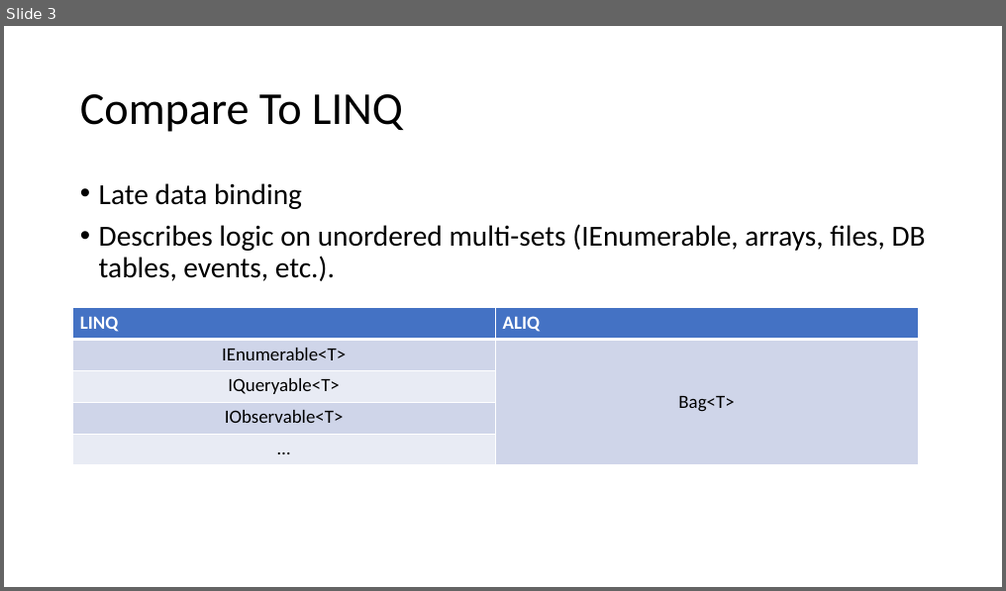
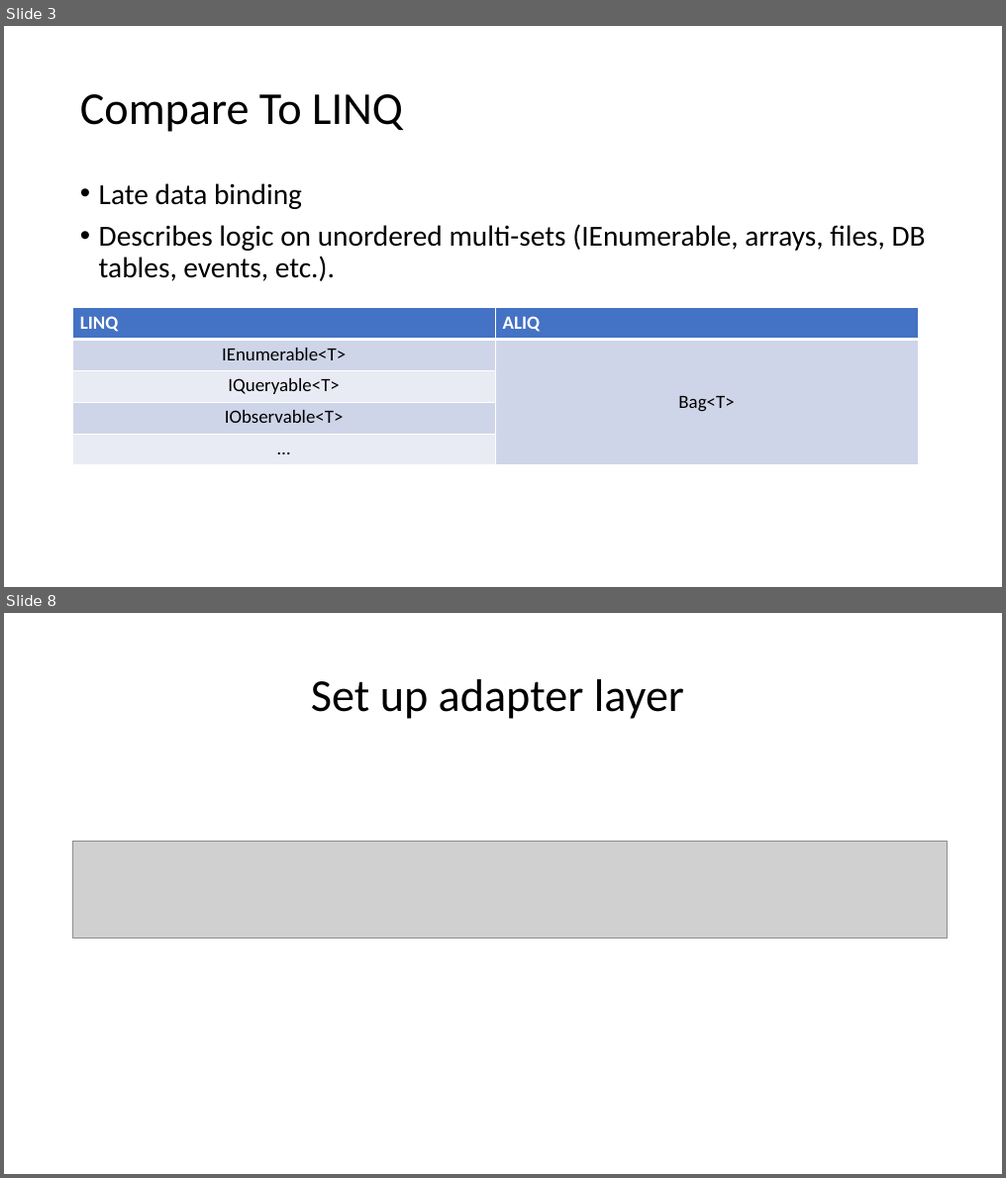
Before and after one commit to aliq-lang/aliq-dotnet, a slide deck: aliq.pptx. Shown one above the other, each under a label of ours: slide 3 before the commit, slides 3 and 8 after it; the slides between them are not shown. The pictures are 1006x591 and 1006x1178 pixels, drawn with LibreOffice and Linux fonts; fonts in the diff are those of the drawing; grey boxes stand for pictures. Boxes give left, top, right and bottom in pixels: in the first picture for what was removed or moved away, otherwise in the second. Text is boxed around its words. In the diff, an @@ line names an element or a change of style, - is before the commit and + after.

```diff
--- a/aliq.pptx
+++ b/aliq.pptx
@@ slide 8 added at bbox=[4, 613, 1002, 1174], background #FFFFFF @@
@@ title added at bbox=[311, 679, 684, 719], 44 pt, text #000000 @@
+Set up adapter layer
@@ picture added at bbox=[73, 842, 947, 938] @@
```
Also in this commit, not shown: 8 other slides added, 1 slide removed, 1 other file.
